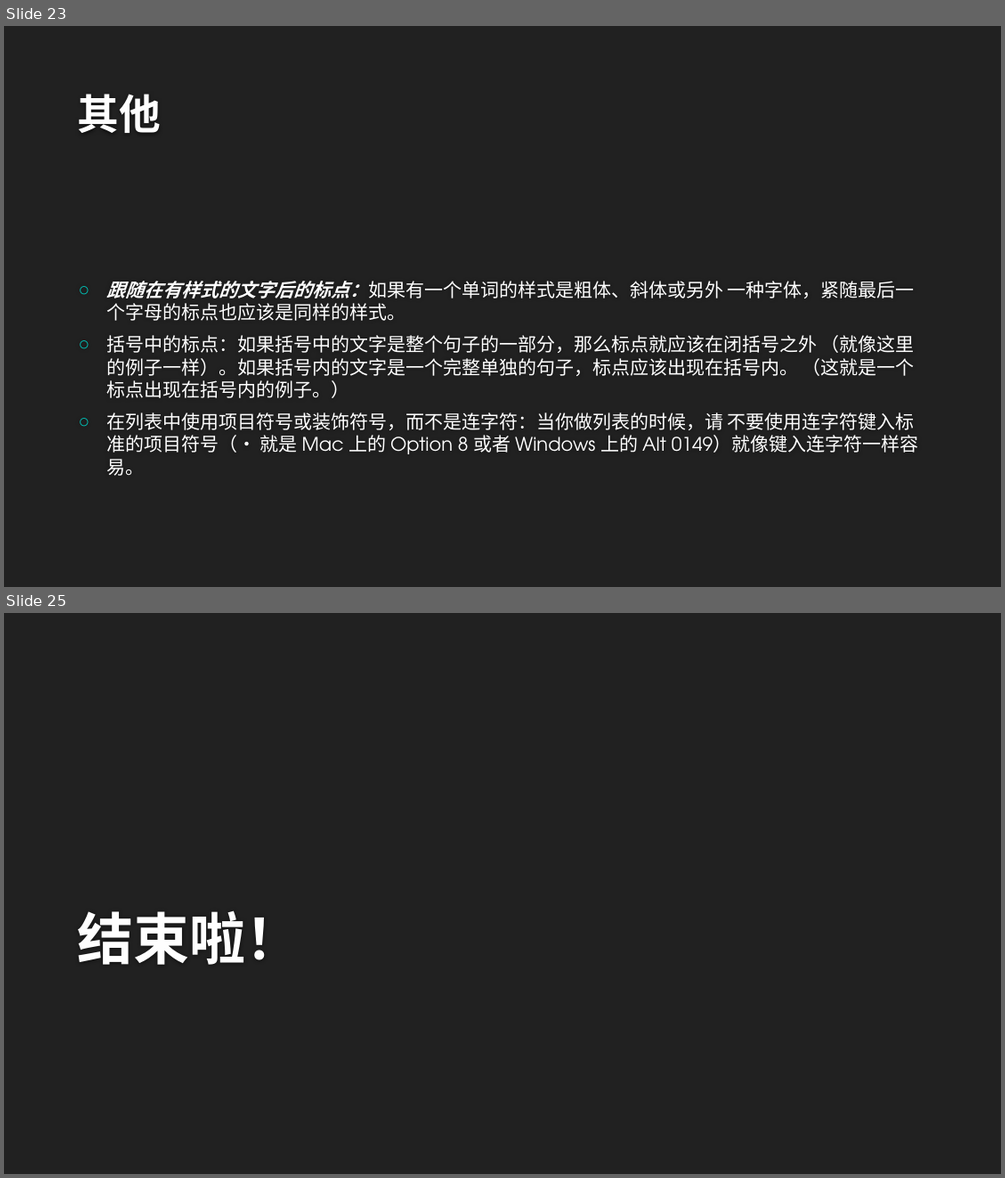
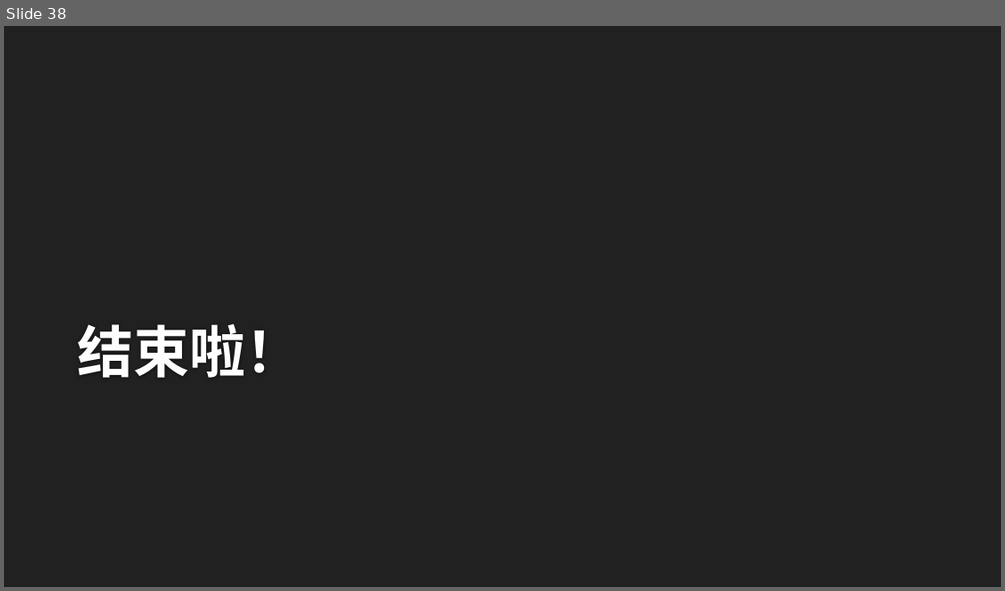
Before and after one commit to wangxm47/Transfer-folder, a slide deck: 2022学习班-第三期.pptx. Shown one above the other, each under a label of ours: slides 23 and 25 before the commit, slide 38 after it; the slides between them are not shown. The pictures are 1005x1178 and 1005x591 pixels, drawn with LibreOffice and Linux fonts; fonts in the diff are those of the drawing; background and template pictures are left out. Boxes give left, top, right and bottom in pixels: in the first picture for what was removed or moved away, otherwise in the second. Text is boxed around its words. In the diff, an @@ line names an element or a change of style, - is before the commit and + after.

```diff
--- a/2022学习班-第三期.pptx
+++ b/2022学习班-第三期.pptx
@@ slide 23 removed at (x1=4, y1=26, x2=1001, y2=587), background #212121 @@
@@ title removed at (x1=78, y1=94, x2=161, y2=133) @@
-其他
@@ text removed at (x1=106, y1=281, x2=919, y2=475) @@
-○ 跟随在有样式的文字后的标点：如果有一个单词的样式是粗体、斜体或另外 一种字体，紧随最后一个字母的标点也应该是同样的样式。
-○ 括号中的标点：如果括号中的文字是整个句子的一部分，那么标点就应该在闭括号之外 （就像这里的例子一样）。如果括号内的文字是一个完整单独的句子，标点应该出现在括号内。 （这就是一个标点出现在括号内的例子。）
-○ 在列表中使用项目符号或装饰符号，而不是连字符：当你做列表的时候，请 不要使用连字符键入标准的项目符号（• 就是 Mac 上的 Option 8 或者 Windows 上的 Alt 0149）就像键入连字符一样容易。
@@ what was slide 25 is now slide 38 @@
```
Also in this commit, not shown: 14 slides changed, 19 slides added, 5 other slides removed.
